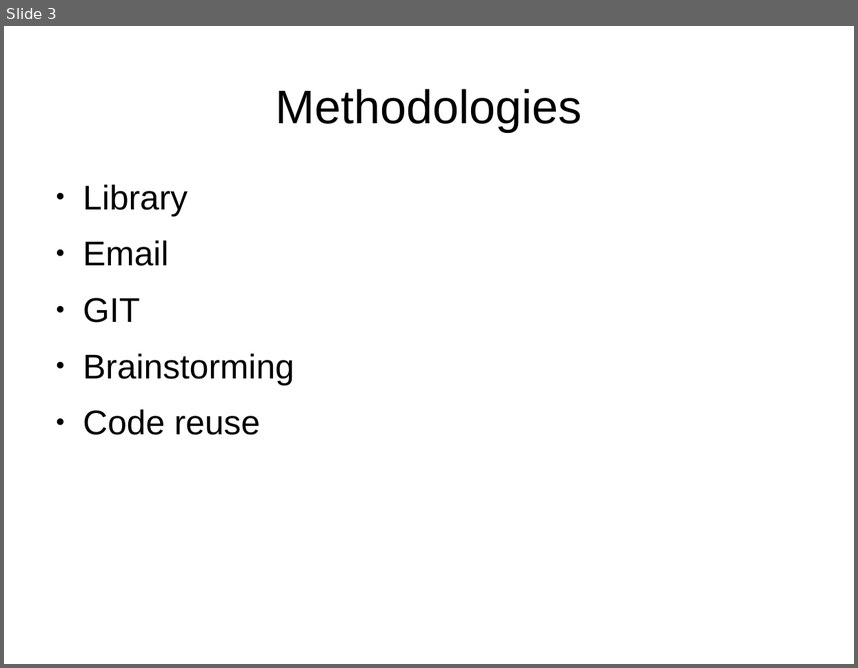
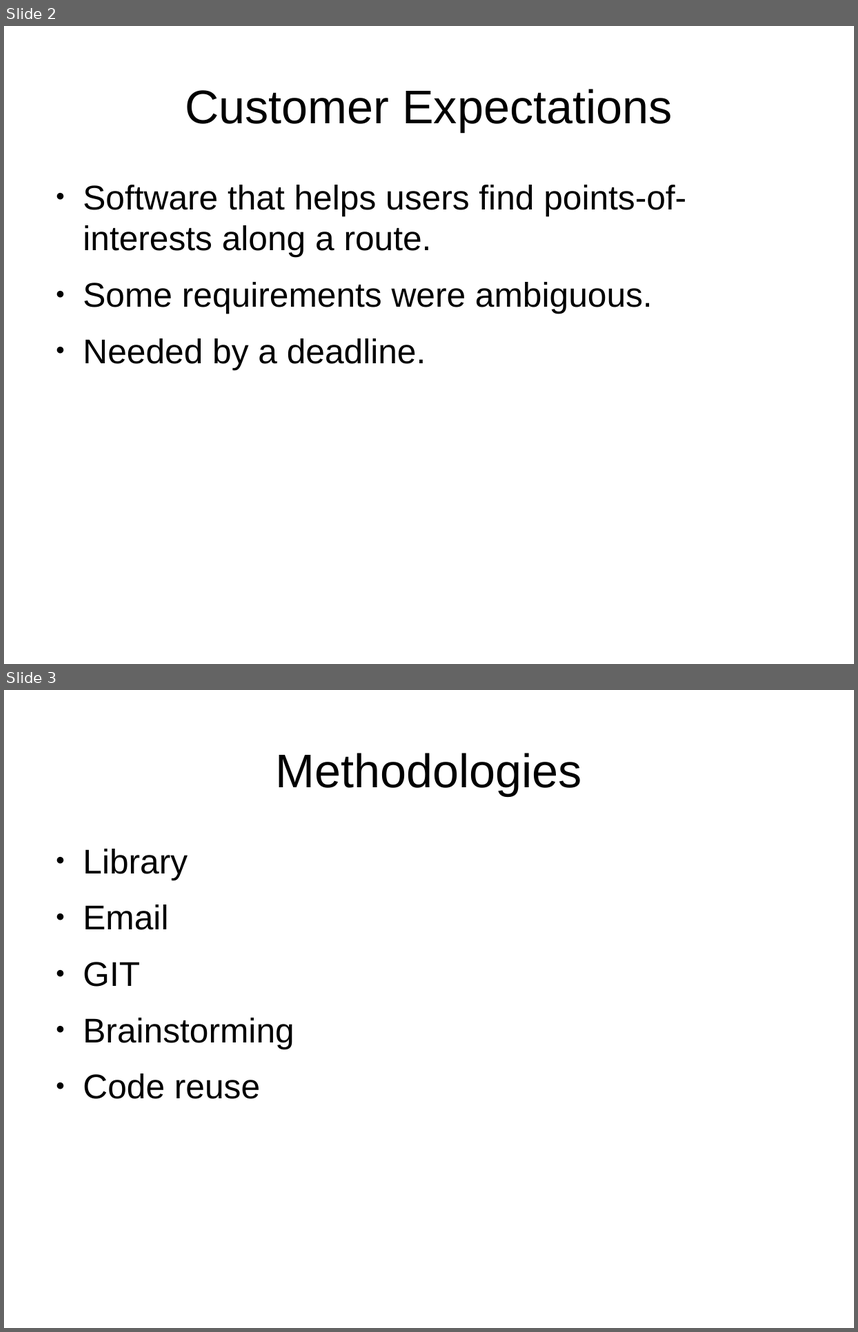
Before and after one commit to fsuarez2005/cosc481-frank-placemap, a slide deck: doc/presentation.odp. Shown one above the other, each under a label of ours: slide 3 before the commit, slides 2 and 3 after it. The pictures are 858x668 and 858x1332 pixels, drawn with LibreOffice and Linux fonts; fonts in the diff are those of the drawing; background and template pictures are left out. Boxes give left, top, right and bottom in pixels: in the first picture for what was removed or moved away, otherwise in the second. Text is boxed around its words. In the diff, an @@ line names an element or a change of style, - is before the commit and + after.

```diff
--- a/doc/presentation.odp
+++ b/doc/presentation.odp
@@ slide 2 added at (x1=4, y1=26, x2=854, y2=664), background picture (left out) @@
@@ title added at (x1=185, y1=89, x2=672, y2=132), 44 pt, text #000000 @@
+Customer Expectations
@@ text added at (x1=83, y1=185, x2=686, y2=370), 32 pt, text #000000 @@
+● Software that helps users find points-of-interests along a route.
+● Some requirements were ambiguous.
+● Needed by a deadline.
```
Also in this commit, not shown: 3 slides changed, 1 slide removed.
